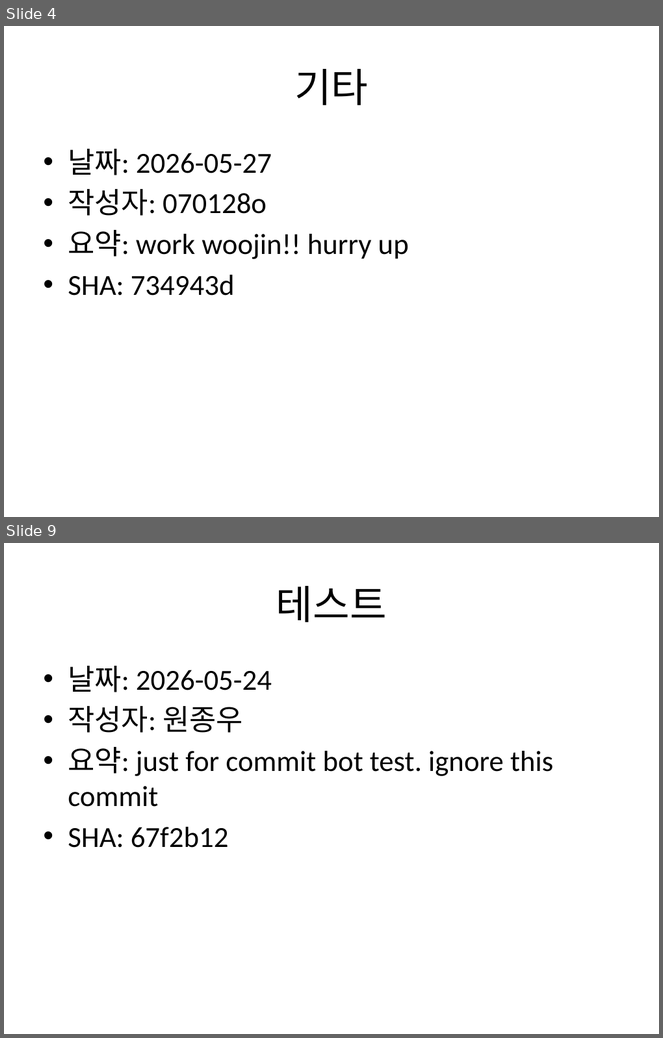
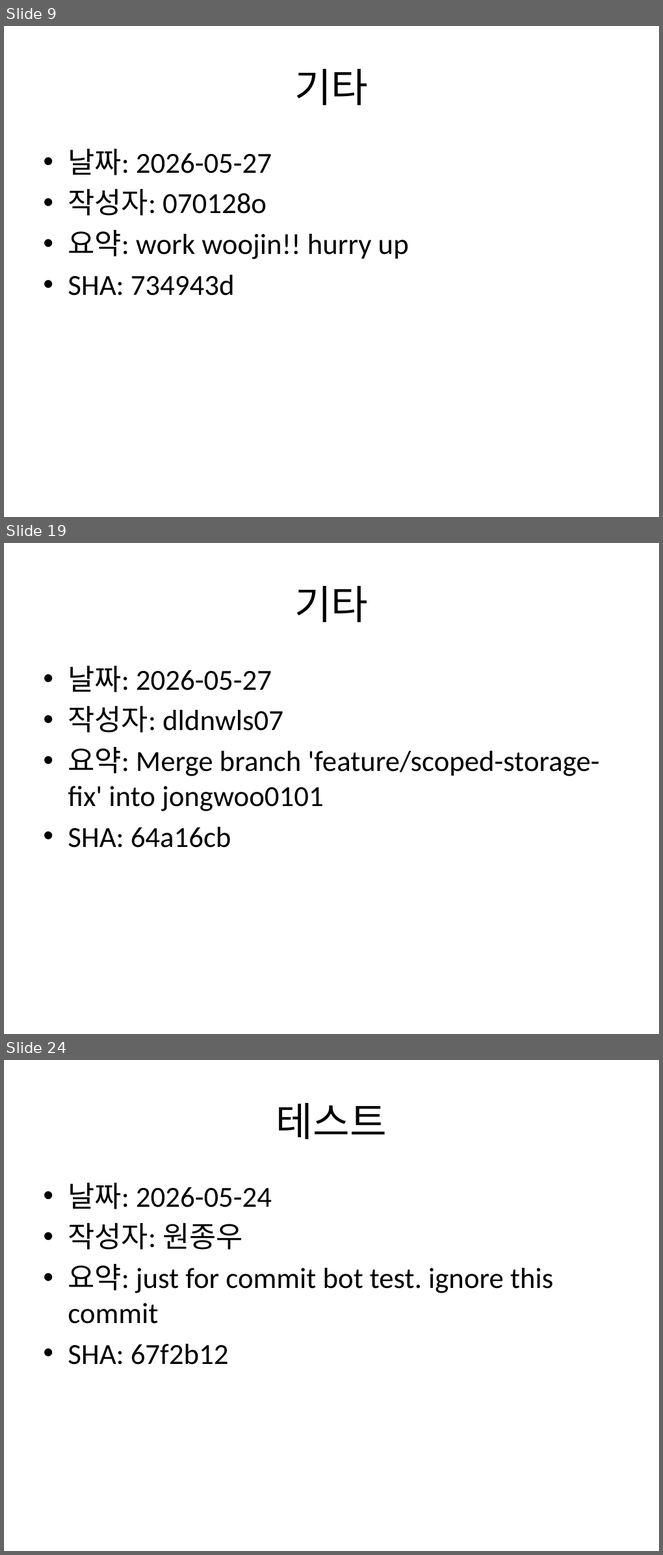
Before and after one commit to Jongwoo0101/worksight-commit-bot, a slide deck: data/commit_report.pptx. Shown one above the other, each under a label of ours: slides 4 and 9 before the commit, slides 9, 19 and 24 after it; the slides between them are not shown. The pictures are 663x1038 and 663x1555 pixels, drawn with LibreOffice and Linux fonts; fonts in the diff are those of the drawing. Boxes give left, top, right and bottom in pixels: in the first picture for what was removed or moved away, otherwise in the second. Text is boxed around its words. In the diff, an @@ line names an element or a change of style, - is before the commit and + after.

```diff
--- a/data/commit_report.pptx
+++ b/data/commit_report.pptx
@@ slide 19 added at (4,543,659,1034), background #FFFFFF @@
@@ title added at (295,586,368,622), 44 pt, text #000000 @@
+기타
@@ text added at (68,666,600,848), 32 pt, text #000000 @@
+• 날짜: 2026-05-27
+• 작성자: dldnwls07
+• 요약: Merge branch 'feature/scoped-storage-fix' into jongwoo0101
+• SHA: 64a16cb
@@ what was slide 4 is now slide 9 @@
@@ what was slide 9 is now slide 24 @@
```
Also in this commit, not shown: 2 slides changed, 16 other slides added, 2 other files.
